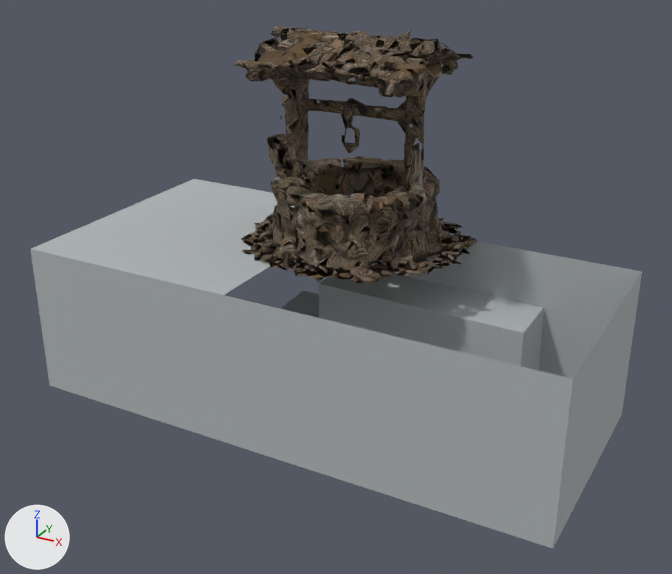
The glTF model img/models/Niflheim_Well_Assembly.glb, before and after one commit.
One viewpoint serves both versions: a 50 mm camera at (9.02, -19.44, 10.85) aimed at (-0.83, -1.52, 1.89). The lights are fixed; the arrows at lower left show +X, +Y and +Z. The older version comes first. Where no turn or scale is listed for an object, it has been applied to the vertices.

Names of what the first picture shows: 'Medieval stone well — Pigcraft', 'Widened staircase and landing — Mehdi Shahsavana'.
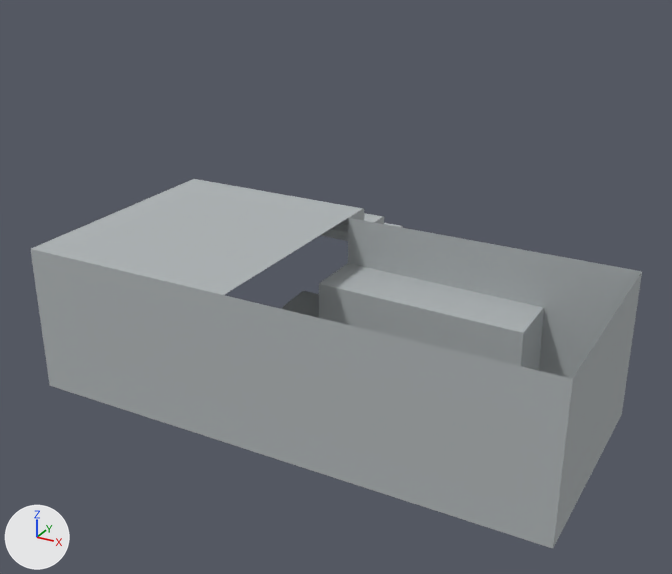
The newer file is also rescaled (x0.0517) as a whole; pictures and numbers use the older file's frame.

Boxes [x1, y1, x2, y2] around the edits, measured in the pictures (672 x 574 px):
'Medieval stone well — Pigcraft', deleted (brown)
    before: [234, 26, 477, 284]

Edits to the bpy script that builds the scene:
```text
Remove ob_medieval_stone_well___pigcraft:
    ob_medieval_stone_well___pigcraft = bpy.data.objects.new('Medieval stone well — Pigcraft', me_medieval_stone_well)
    ob_medieval_stone_well___pigcraft.location = (0.0, -2.0, 3.43)
```
